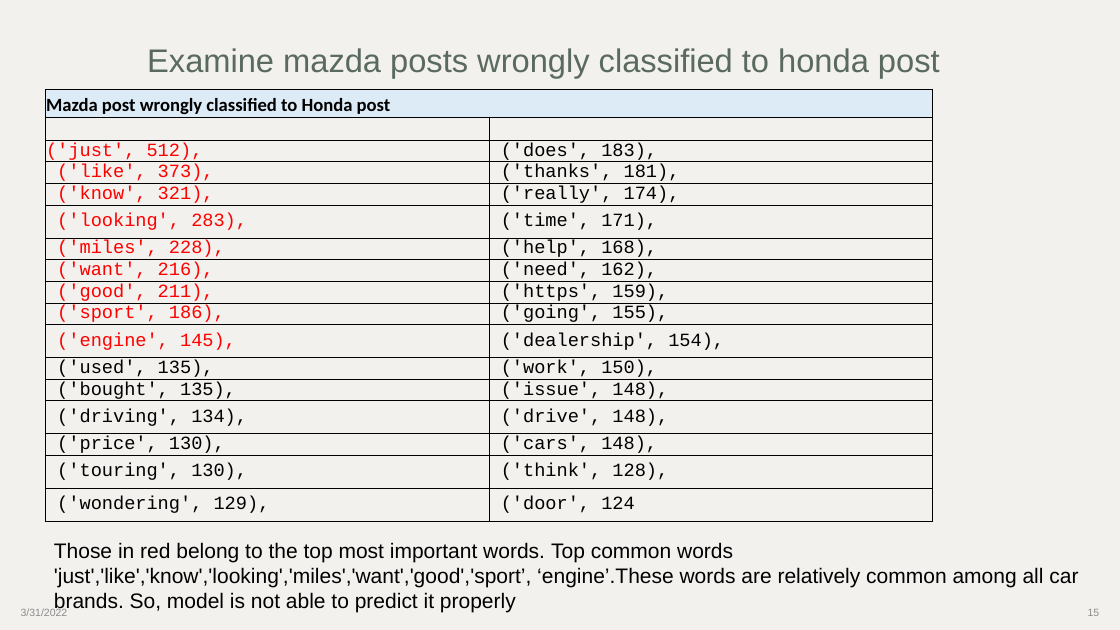
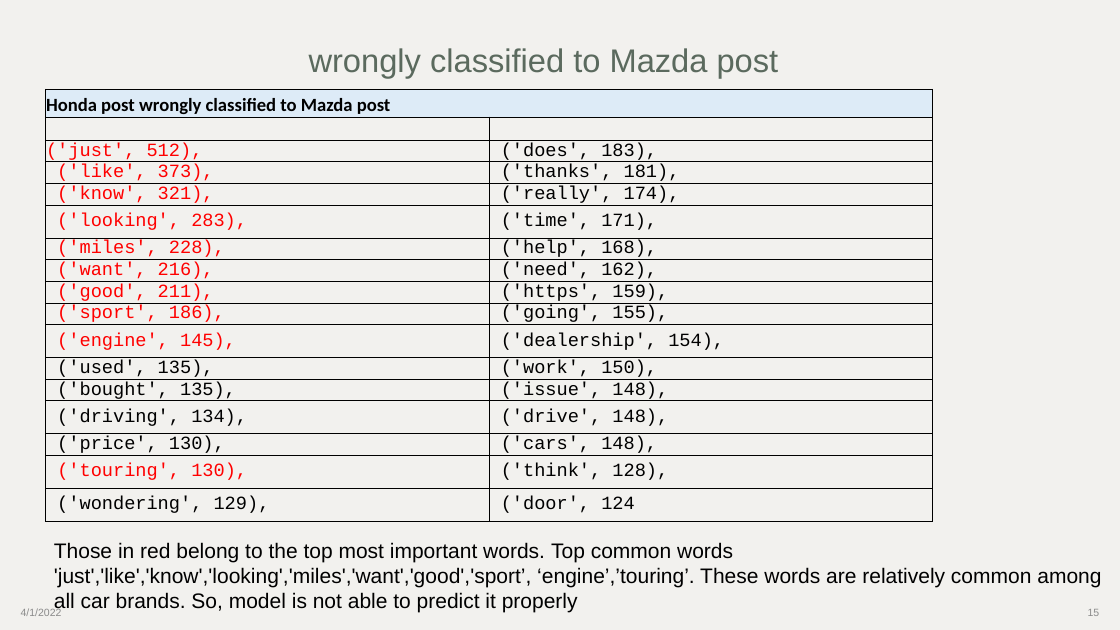
Before and after one commit to yyuetmeng/GA-Project, a slide deck: slide 15 of Project 3- SubReddit Classification/Analysis of Honda Post versus.pptx. Drawn at 1120x630 pixels with LibreOffice and Linux fonts; fonts in the diff are those of the drawing. Boxes give left, top, right and bottom in pixels: in the first picture for what was removed or moved away, otherwise in the second. Text is boxed around its words. In the diff, an @@ line names an element or a change of style, - is before the commit and + after.

Commit message:
update slide

```diff
--- a/Project 3- SubReddit Classification/Analysis of Honda Post versus.pptx
+++ b/Project 3- SubReddit Classification/Analysis of Honda Post versus.pptx
@@ title at (309,48,779,78): text changed @@
-Examine mazda posts wrongly classified to honda post
+wrongly classified to Mazda post
@@ table at (45,89,933,534) @@
-row 1, column 1: Mazda post wrongly classified to Honda post
+row 1, column 1: Honda post wrongly classified to Mazda post
@@ text colour #000000 to #FF0000 in "('touring', 130)," @@
@@ text at (54,542,1101,613): text changed @@
-Those in red belong to the top most important words. Top common words 'just','like','know','looking','miles','want','good','sport’, ‘engine’.These words are relatively common among all car brands. So, model is not able to predict it properly
+Those in red belong to the top most important words. Top common words 'just','like','know','looking','miles','want','good','sport’, ‘engine’,’touring’. These words are relatively common among all car brands. So, model is not able to predict it properly
@@ text at (21,608,62,616): text changed @@
-3/31/2022
+4/1/2022
```
Also in this commit, not shown: 14 other slides changed, 14 other files.
